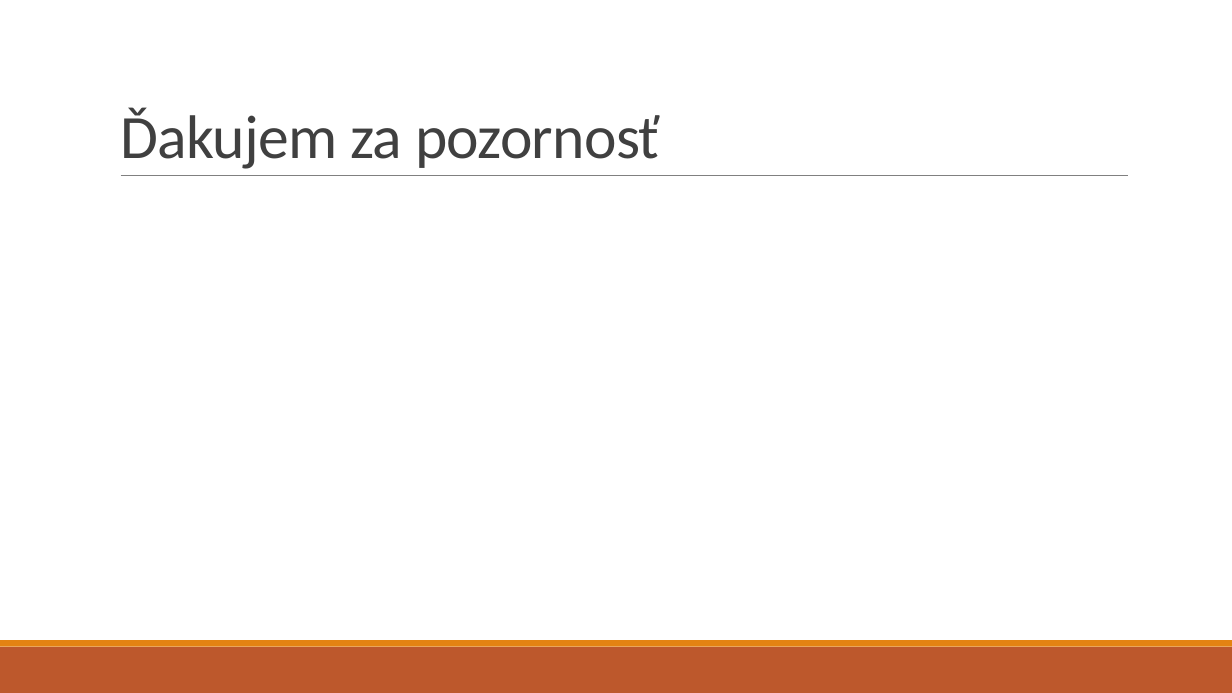
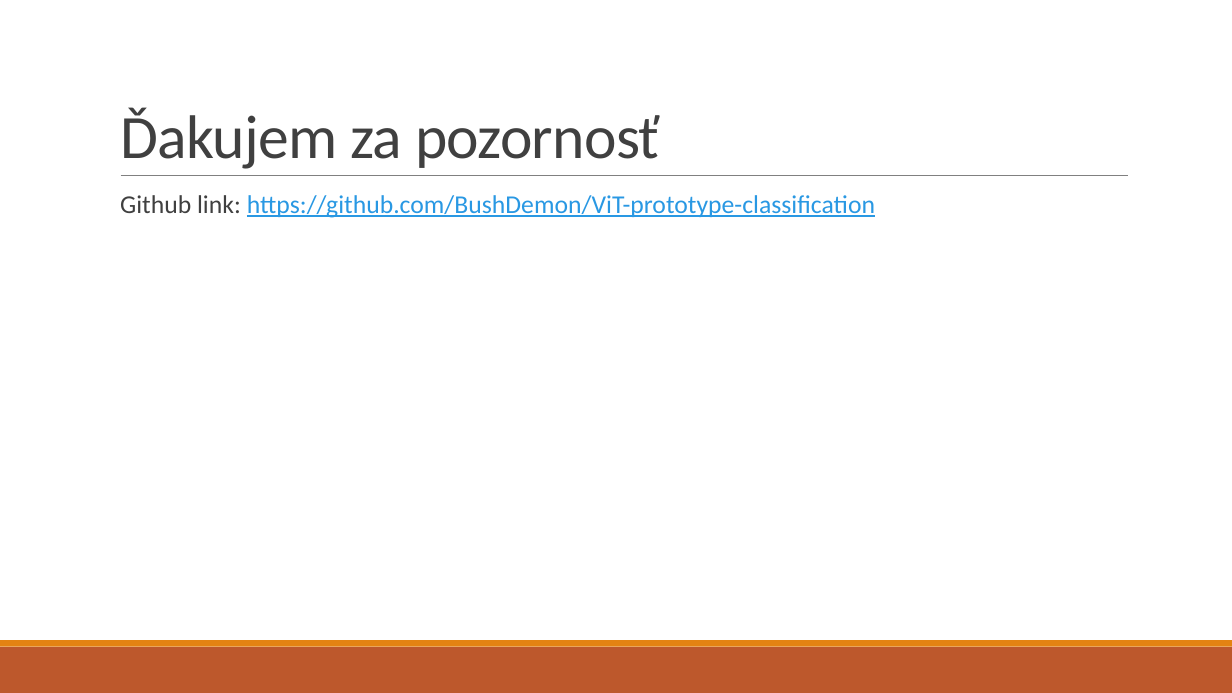
Before and after one commit to BushDemon/ViT-prototype-classification, a slide deck: slide 12 of docs/presentation/Vizuálny transformer so sekundárnym vynorením.pptx. Drawn at 1232x693 pixels with LibreOffice and Linux fonts; fonts in the diff are those of the drawing. Boxes give left, top, right and bottom in pixels: in the first picture for what was removed or moved away, otherwise in the second. Text is boxed around its words. In the diff, an @@ line names an element or a change of style, - is before the commit and + after.

```diff
--- a/docs/presentation/Vizuálny transformer so sekundárnym vynorením.pptx
+++ b/docs/presentation/Vizuálny transformer so sekundárnym vynorením.pptx
@@ text added at <box>120,195,875,218</box>, 20 pt, text #2998E3, underline @@
+  Github link: https://github.com/BushDemon/ViT-prototype-classification
```
Also in this commit, not shown: 9 other slides changed, 1 other file.
